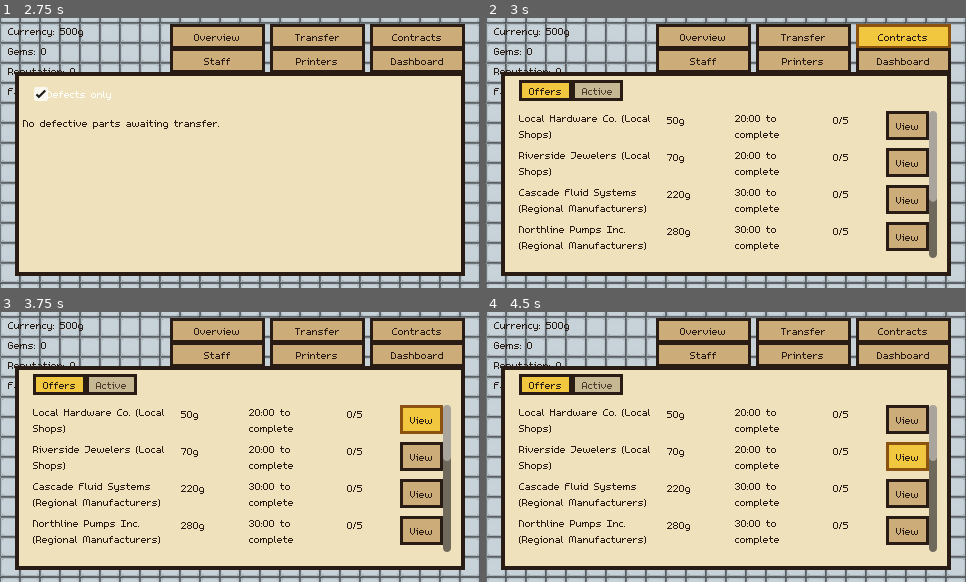
Above: before the commit, frames 1-4 (two rows, left to right).
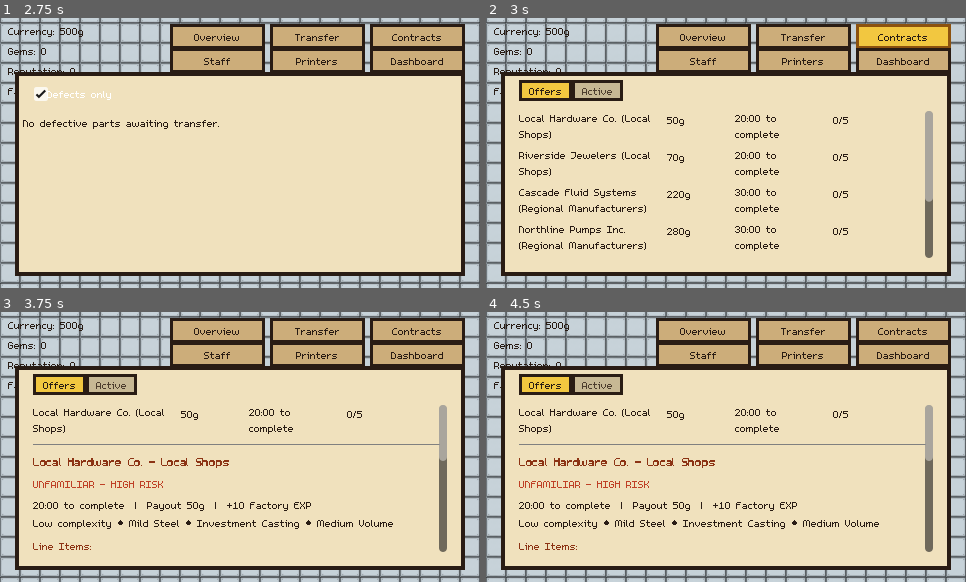
Above: after the commit, the same moments.

Repository: carverweirick/foundry-mobile-game
Game: Godot game, scene res://scenes/main.tscn
Same seed, same stepped clock (60 frames per second), same inputs: the game is played once before the commit and once after it.
Inputs (mouse positions are in pixels of both pictures, inside the frame that each line leads up to):
- Up to frame 1 (2.75 s): click "Overview" at 0.5 s; click "Transfer" at 1.25 s; click "Defects only" at 2 s
- Up to frame 2 (3 s): click "Contracts" at 2.75 s
- Up to frame 3 (3.75 s): click (422, 420) at 3.5 s, where only the run before the commit has a clickable "View"
- Up to frame 4 (4.5 s): click (908, 457) at 4.25 s, where only the run before the commit has a clickable "View"

Frame 1 is identical in both runs. In frame 2, 4.4% of the frame differs, in the area x 83-94%, y 34-89%; in frame 3, 7.7%, in the area x 6-94%, y 34-89%; in frame 4, 7.7%.

Commit message:
Contract Offers: tap a row to expand it, instead of a View button
Direct request: "when i click on a contract it expands like a
dropdown instead of having a view button and showing it beneath the
contract menu."

- Removed OfferRow.select_button. Each collapsed row's own
  HBoxContainer is the click target now, via gui_input - the
  container gets MOUSE_FILTER_STOP, every child Label gets
  MOUSE_FILTER_IGNORE so a tap on the text itself still reaches the
  row instead of being eaten by the label.
- _on_offer_row_selected() now toggles: tapping the already-open row
  collapses it, tapping a different row switches which one is open.
- The single shared detail widget now follows whichever row is
  selected (_reposition_detail_section()) instead of always sitting
  at the end of the list, so it visually drops down right beneath
  the tapped contract.

Caught a real bug via a headless test rather than assuming the code
was right: Node.move_child()'s target index is interpreted in the
array AFTER the moved node is removed, not the array as it currently
stands - a naive "row.get_index() + 1" landed one slot too far
whenever the detail widget was already sitting before the target row.
Fixed by computing the target row's index while explicitly skipping
the detail widget itself when counting. Verified: expand-under-row,
switching to a different row, and re-tapping to collapse all place/
hide the widget correctly.

Co-Authored-By: Claude Sonnet 5 <noreply@anthropic.com>
Claude-Session: https://claude.ai/code/session_01JVo4V5woxRQb6BmWzsoiCF

Diff:
--- a/scenes/contracts_overlay.gd
+++ b/scenes/contracts_overlay.gd
@@ -11,9 +11,14 @@
 ##
 ## - Offers: every contract GameData has rolled but the player hasn't
 ##   accepted yet. A compact row per offer (customer/payout/deadline/average
-##   familiarity), and tapping "View" pins a full detail card below - line
-##   items with per-geometry familiarity, a difficulty/alloy/volume tag row,
-##   a familiarity-based risk badge, and an Accept button.
+##   familiarity); tapping the row itself expands a full detail card directly
+##   beneath it, accordion-style (design request, this session: "when i
+##   click on a contract it expands like a dropdown instead of having a view
+##   button and showing it beneath the contract menu" - there's no separate
+##   View button anymore, and the shared detail widget now follows whichever
+##   row is selected instead of always sitting at the bottom of the list) -
+##   line items with per-geometry familiarity, a difficulty/alloy/volume tag
+##   row, a familiarity-based risk badge, and an Accept button.
 ## - Active: the original read-only list of already-accepted contracts in
 ##   progress (customer/relationship/progress/time), unchanged from before
 ##   this session except for the rename.
@@ -86,7 +91,6 @@
 	var payout_label: Label
 	var deadline_label: Label
 	var familiarity_label: Label
-	var select_button: Button
 	var offer: Contract = null
 
 var _offer_rows: Dictionary = {} # contract_id -> OfferRow
@@ -94,9 +98,16 @@
 var _selected_offer_id: int = -1
 
 ## The one detail section (not per-offer - there's only ever one selected
-## offer at a time), built once in _on_ready() and always kept as the last
-## child of offers_root regardless of how many offer rows come and go above
-## it (see _refresh_offer_rows()'s move_child call).
+## offer at a time), built once in _on_ready(). Design request, this
+## session: "when i click on a contract it expands like a dropdown instead
+## of having a view button and showing it beneath the contract menu" - this
+## used to always sit as the last child of offers_root, one fixed detail
+## area below the whole list, with a separate "View" button per row.
+## Neither is true anymore: there's no View button (the row itself is the
+## click target, see _create_offer_row()), and _refresh_offer_rows() now
+## moves this same shared widget to sit immediately after whichever row is
+## currently selected, so it visually "drops down" right under that
+## specific contract instead of always appearing at the bottom of the list.
 var _detail_section: VBoxContainer = null
 var _detail_empty_label: Label = null
 var _detail_header_label: Label = null
@@ -145,39 +156,74 @@
 			offers_root.add_child(row.container)
 		_update_offer_row(row, o)
 
-	# The detail section always renders last, no matter how many rows were
-	# just added/removed above it.
-	offers_root.move_child(_detail_section, offers_root.get_child_count() - 1)
+	_reposition_detail_section()
+
+
+## The detail section "drops down" directly beneath whichever row is
+## currently selected, rather than always sitting at the end of the list -
+## with nothing selected it just parks at the end (harmless, since it's
+## hidden in that state anyway - see _refresh_offer_detail()).
+##
+## Node.move_child()'s target index is interpreted in the array AFTER the
+## moved child has already been removed, not the array as it currently
+## stands - confirmed empirically with a headless test (moving detail from
+## before a target row to "target.get_index() + 1" landed it one slot too
+## far, since removing detail from earlier in the list had already shifted
+## the target row's own index down by one). Computing the target row's
+## index while explicitly skipping _detail_section itself sidesteps that
+## entirely, regardless of which side of the target row detail currently
+## sits on.
+func _reposition_detail_section() -> void:
+	var selected_row: OfferRow = _offer_rows.get(_selected_offer_id)
+	if selected_row == null:
+		offers_root.move_child(_detail_section, offers_root.get_child_count() - 1)
+		return
+	var index_excluding_detail := 0
+	for child in offers_root.get_children():
+		if child == _detail_section:
+			continue
+		if child == selected_row.container:
+			break
+		index_excluding_detail += 1
+	offers_root.move_child(_detail_section, index_excluding_detail + 1)
 
 
 func _create_offer_row() -> OfferRow:
 	var row := OfferRow.new()
 	row.container = HBoxContainer.new()
+	# The row itself is the click target now (no separate "View" button) -
+	# Control's default MOUSE_FILTER_STOP is exactly what's needed here so
+	# it actually receives gui_input rather than passing it through.
+	row.container.mouse_filter = Control.MOUSE_FILTER_STOP
+	row.container.gui_input.connect(_on_offer_row_gui_input.bind(row))
 
 	row.customer_label = Label.new()
 	row.customer_label.autowrap_mode = TextServer.AUTOWRAP_WORD_SMART
 	row.customer_label.custom_minimum_size = Vector2(140.0, 24.0)
+	# IGNORE so a click landing on the label text itself still reaches the
+	# row container above instead of being consumed here - same fix this
+	# codebase already uses for decorative Controls sitting over a click
+	# target (e.g. the room-zone ColorRects on the shop floor).
+	row.customer_label.mouse_filter = Control.MOUSE_FILTER_IGNORE
 	row.container.add_child(row.customer_label)
 
 	row.payout_label = Label.new()
 	row.payout_label.autowrap_mode = TextServer.AUTOWRAP_WORD_SMART
 	row.payout_label.custom_minimum_size = Vector2(60.0, 24.0)
+	row.payout_label.mouse_filter = Control.MOUSE_FILTER_IGNORE
 	row.container.add_child(row.payout_label)
 
 	row.deadline_label = Label.new()
 	row.deadline_label.autowrap_mode = TextServer.AUTOWRAP_WORD_SMART
 	row.deadline_label.custom_minimum_size = Vector2(90.0, 24.0)
+	row.deadline_label.mouse_filter = Control.MOUSE_FILTER_IGNORE
 	row.container.add_child(row.deadline_label)
 
 	row.familiarity_label = Label.new()
 	row.familiarity_label.autowrap_mode = TextServer.AUTOWRAP_WORD_SMART
 	row.familiarity_label.custom_minimum_size = Vector2(45.0, 24.0)
+	row.familiarity_label.mouse_filter = Control.MOUSE_FILTER_IGNORE
 	row.container.add_child(row.familiarity_label)
-
-	row.select_button = Button.new()
-	row.select_button.text = "View"
-	row.select_button.pressed.connect(_on_offer_row_selected.bind(row))
-	row.container.add_child(row.select_button)
 
 	return row
 
@@ -190,9 +236,20 @@
 	row.familiarity_label.text = "%d/5" % _offer_average_familiarity_stars(offer)
 
 
+func _on_offer_row_gui_input(event: InputEvent, row: OfferRow) -> void:
+	if event is InputEventMouseButton and event.button_index == MOUSE_BUTTON_LEFT and not event.pressed:
+		_on_offer_row_selected(row)
+
+
+## Tapping the currently-expanded row again collapses it - standard
+## accordion behavior - tapping a different row switches which one is open.
 func _on_offer_row_selected(row: OfferRow) -> void:
-	_selected_offer_id = row.offer.contract_id
-	_refresh_offer_detail()
+	if _selected_offer_id == row.offer.contract_id:
+		_selected_offer_id = -1
+	else:
+		_selected_offer_id = row.offer.contract_id
+	_refresh_offer_detail.call_deferred()
+	_refresh_offer_rows.call_deferred()
 
 
 func _build_offer_detail_section() -> void:
@@ -202,7 +259,7 @@
 
 	_detail_empty_label = Label.new()
 	_detail_empty_label.autowrap_mode = TextServer.AUTOWRAP_WORD_SMART
-	_detail_empty_label.text = "Tap \"View\" on an offer above to see its full detail before accepting."
+	_detail_empty_label.text = "Tap a contract above to see its full detail before accepting."
 	_detail_section.add_child(_detail_empty_label)
 
 	_detail_header_label = Label.new()
Not shown, changed: CLAUDE.md
